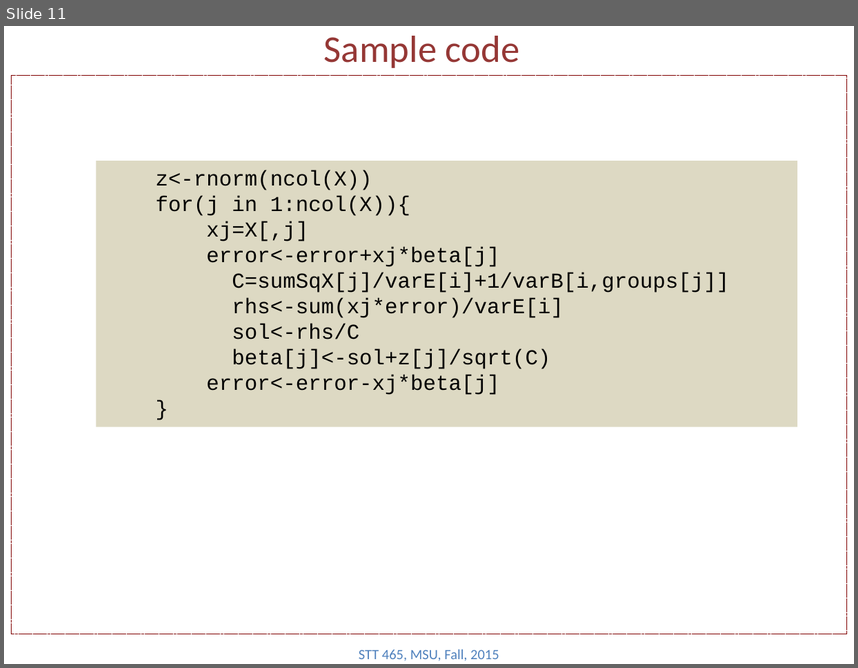
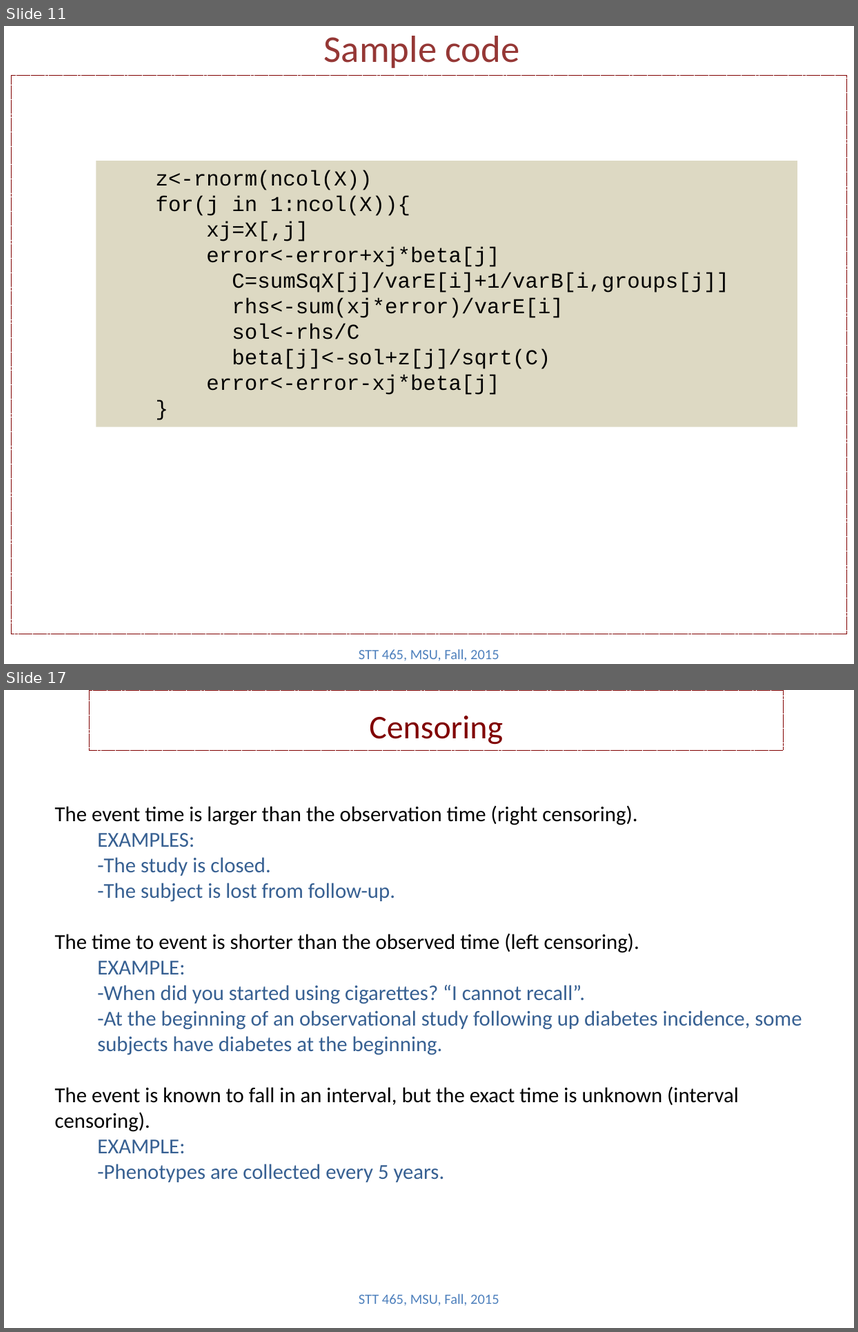
Before and after one commit to Boukos/STT465, a slide deck: STT465_13.pptx. Shown one above the other, each under a label of ours: slide 11 before the commit, slides 11 and 17 after it; the slides between them are not shown. The pictures are 858x668 and 858x1332 pixels, drawn with LibreOffice and Linux fonts; fonts in the diff are those of the drawing. Boxes give left, top, right and bottom in pixels: in the first picture for what was removed or moved away, otherwise in the second. Text is boxed around its words. In the diff, an @@ line names an element or a change of style, - is before the commit and + after.

```diff
--- a/STT465_13.pptx
+++ b/STT465_13.pptx
@@ slide 17 added at (4,690,854,1328), background #FFFFFF @@
@@ rectangle added at (89,690,784,750), outline #800000 0.75 pt dashed, 28 pt, text #800000 @@
+Censoring
@@ text added at (55,805,802,1182), 18 pt, text #376092 @@
+The event time is larger than the observation time (right censoring).
+  EXAMPLES:
+  -The study is closed.
+  -The subject is lost from follow-up.
+The time to event is shorter than the observed time (left censoring).
+  EXAMPLE:
+  -When did you started using cigarettes? “I cannot recall”.
+  -At the beginning of an observational study following up diabetes incidence, some subjects have diabetes at the beginning.
+The event is known to fall in an interval, but the exact time is unknown (interval censoring).
+  EXAMPLE:
+  -Phenotypes are collected every 5 years.
@@ text added at (359,1293,499,1305), 12 pt, text #4F81BD @@
+STT 465, MSU, Fall, 2015
```
Also in this commit, not shown: 2 slides changed, 9 other slides added, 1 slide removed.
